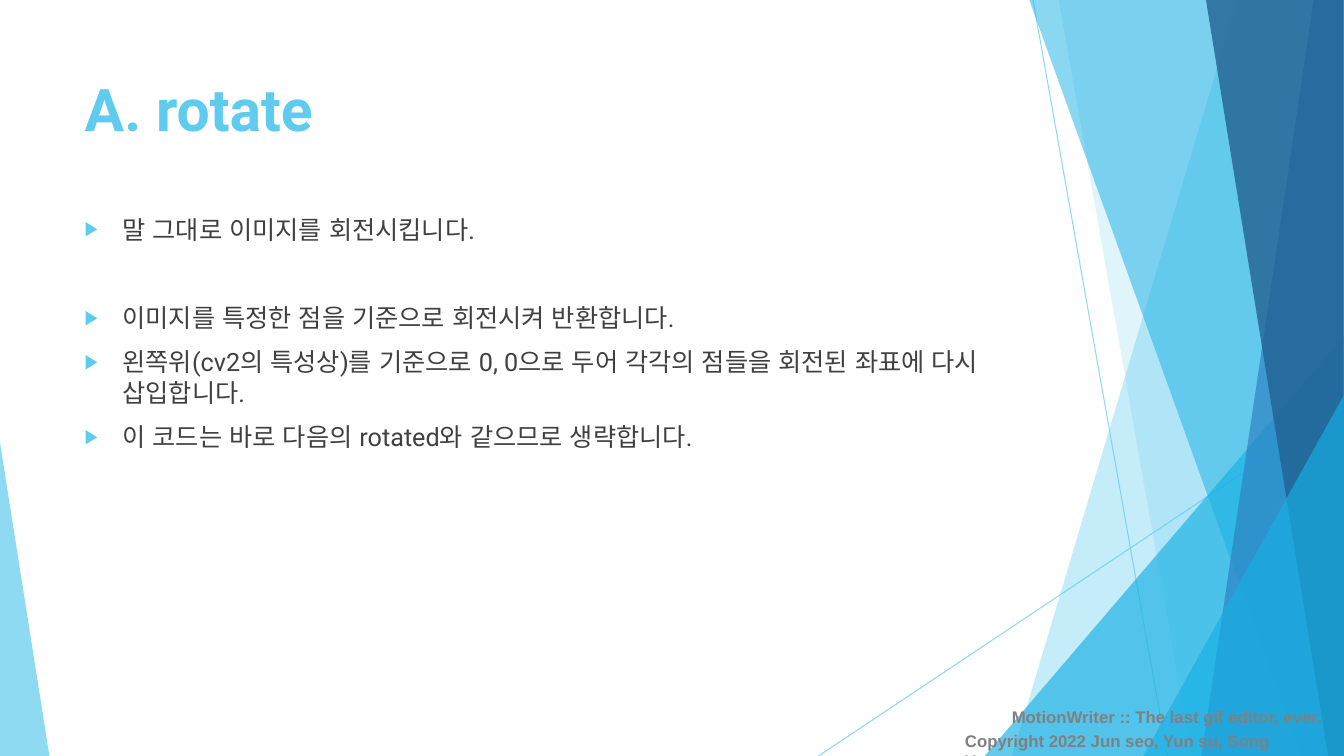
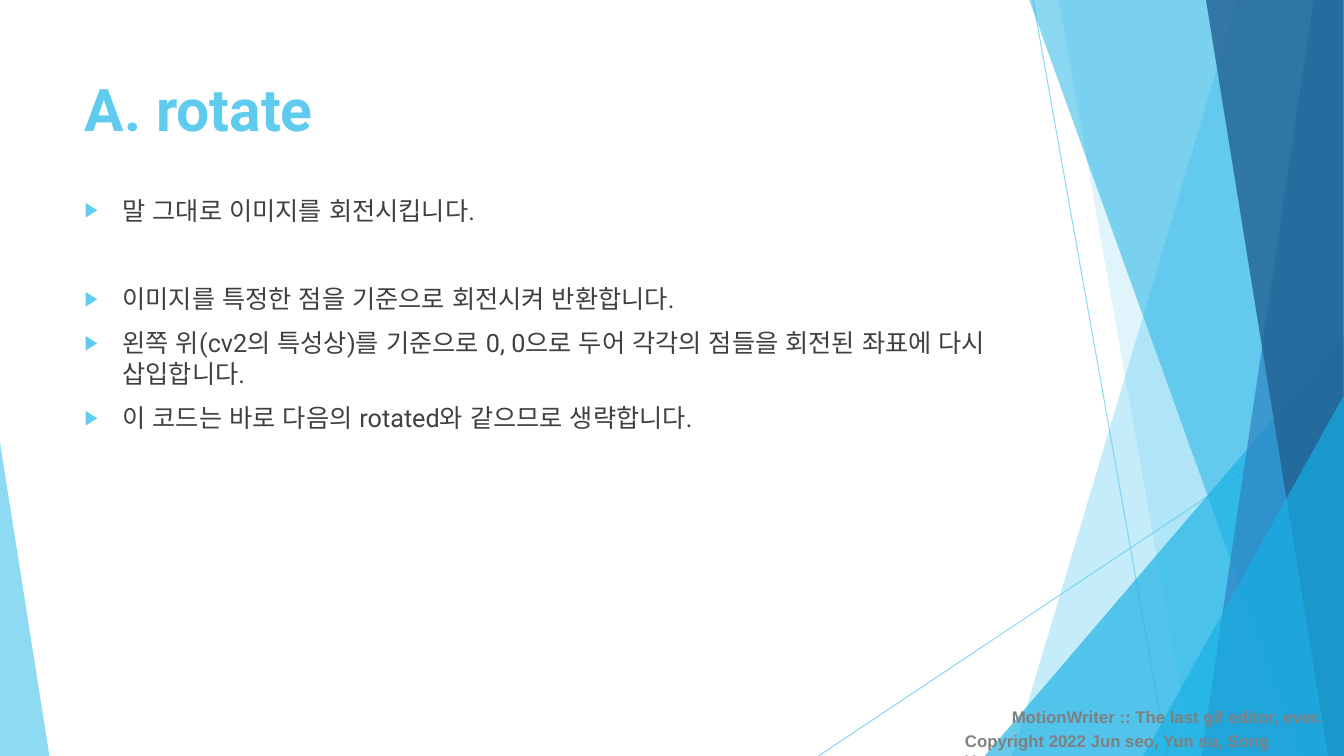
Before and after one commit to typeulli/MotionWriter, a slide deck: slide 9 of MotionWriter.pptx (slide 4 before the commit). Drawn at 1344x756 pixels with LibreOffice and Linux fonts; fonts in the diff are those of the drawing. Boxes give left, top, right and bottom in pixels: in the first picture for what was removed or moved away, otherwise in the second. Text is boxed around its words. In the diff, an @@ line names an element or a change of style, - is before the commit and + after.

```diff
--- a/MotionWriter.pptx
+++ b/MotionWriter.pptx
@@ text "말 그대로 이미지를 회전시킵니다.": place and size @@
-text "말 그대로 이미지를 회전시킵니다." at [123, 218, 978, 448]
+text "말 그대로 이미지를 회전시킵니다." at [123, 199, 985, 429]
@@ text at [123, 331, 985, 385]: spaces changed @@
-▶ 왼쪽위(cv2의 특성상)를 기준으로 0, 0으로 두어 각각의 점들을 회전된 좌표에 다시 삽입합니다.
+▶ 왼쪽 위(cv2의 특성상)를 기준으로 0, 0으로 두어 각각의 점들을 회전된 좌표에 다시 삽입합니다.
```
Also in this commit, not shown: 4 other slides changed, 9 slides added, 11 other files.
